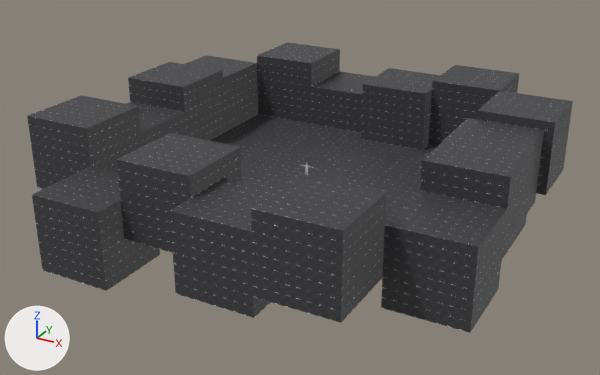
The Blender file SURVOY_ENGINE/assets/Level_0/level.blend as it was, and as the next commit left it.
Rendered twice from a camera (50 mm lens) standing at (39.7, -73.8, 35.6) and looking at (-0.1, -1.4, -0.6). The axes (+X, +Y, +Z) are drawn at lower left. The lights are the same throughout.

In view in the first picture: 'BLOCK.001', 'BLOCK.003', 'BLOCK.004', 'BLOCK.005', 'BLOCK.006', 'BLOCK.008', 'BLOCK.009', 'BLOCK.011', 'BLOCK.012', 'BLOCK.013', 'BLOCK.014', 'BLOCK.015', 'FLOOR'.
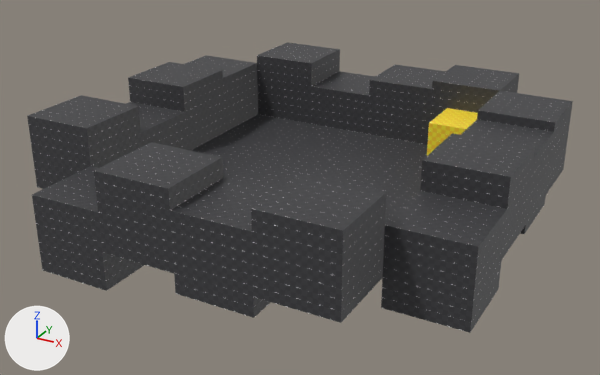
What differs and where, as boxes (x1, y1, x2, y2) in the pictures (600 x 375 px):
'BLOCK.015', moved
    before: (117, 133, 242, 253)
    after: (94, 142, 223, 273)
'BLOCK.001', moved
    before: (361, 68, 440, 150)
    after: (368, 64, 446, 145)
'BLOCK.004', recoloured, moved
    before: (442, 118, 544, 213)
    after: (427, 108, 478, 155)
'BLOCK.016', added
    after: (461, 120, 554, 234)

Edits to the bpy script that builds the scene:
```text
Add img_yellow_512_png:
    img_yellow_512_png = load_image('yellow_512.png', 'textures/yellow_512.png', 512, 512, 'sRGB')
Add mat_material_021:
    mat_material_021 = principled_material('Material.021')
    mat_material_021.texture = img_yellow_512_png
Change me_cube_006:
    where me_cube_006.from_pydata(...)  # 8 vertices, 6 faces; spans x -4.0..4.0, y 5.0..13.0, z -4.0..4.0
    remove me_cube_006.materials.append(mat_material_008)  # picture img_grey_512_png_004
    add me_cube_006.materials.append(mat_material_021)  # picture img_yellow_512_png
Add me_cube_001:
    me_cube_001.from_pydata(...)  # a box spanning x -4.0..4.0, y 5.0..13.0, z -4.0..4.0
    me_cube_001.materials.append(mat_material_008)  # picture img_grey_512_png_004
Change ob_block_001:
    ob_block_001.location: (4.0, 9.0, 3.0) -> (4.0, 11.0, 3.0)
Change ob_block_004:
    ob_block_004.location: (19.0, -5.0, 3.0) -> (14.0, 5.0, 1.0)
Change ob_block_015:
    ob_block_015.location: (-4.0, -26.0, 4.0) -> (-4.0, -29.0, 4.0)
Add ob_block_016:
    ob_block_016 = bpy.data.objects.new('BLOCK.016', me_cube_001)
    ob_block_016.location = (20.0, -5.0, 3.0)
```
